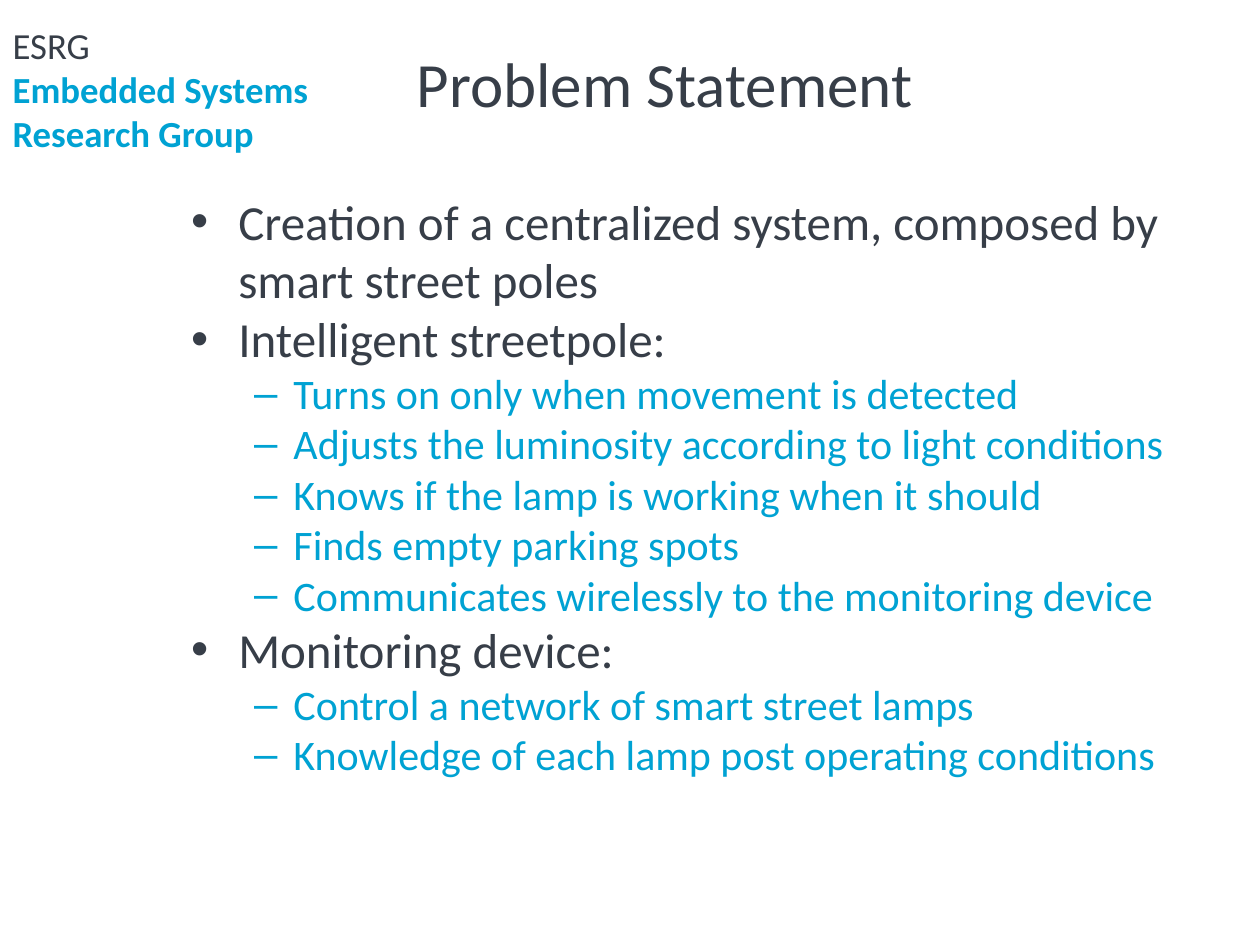
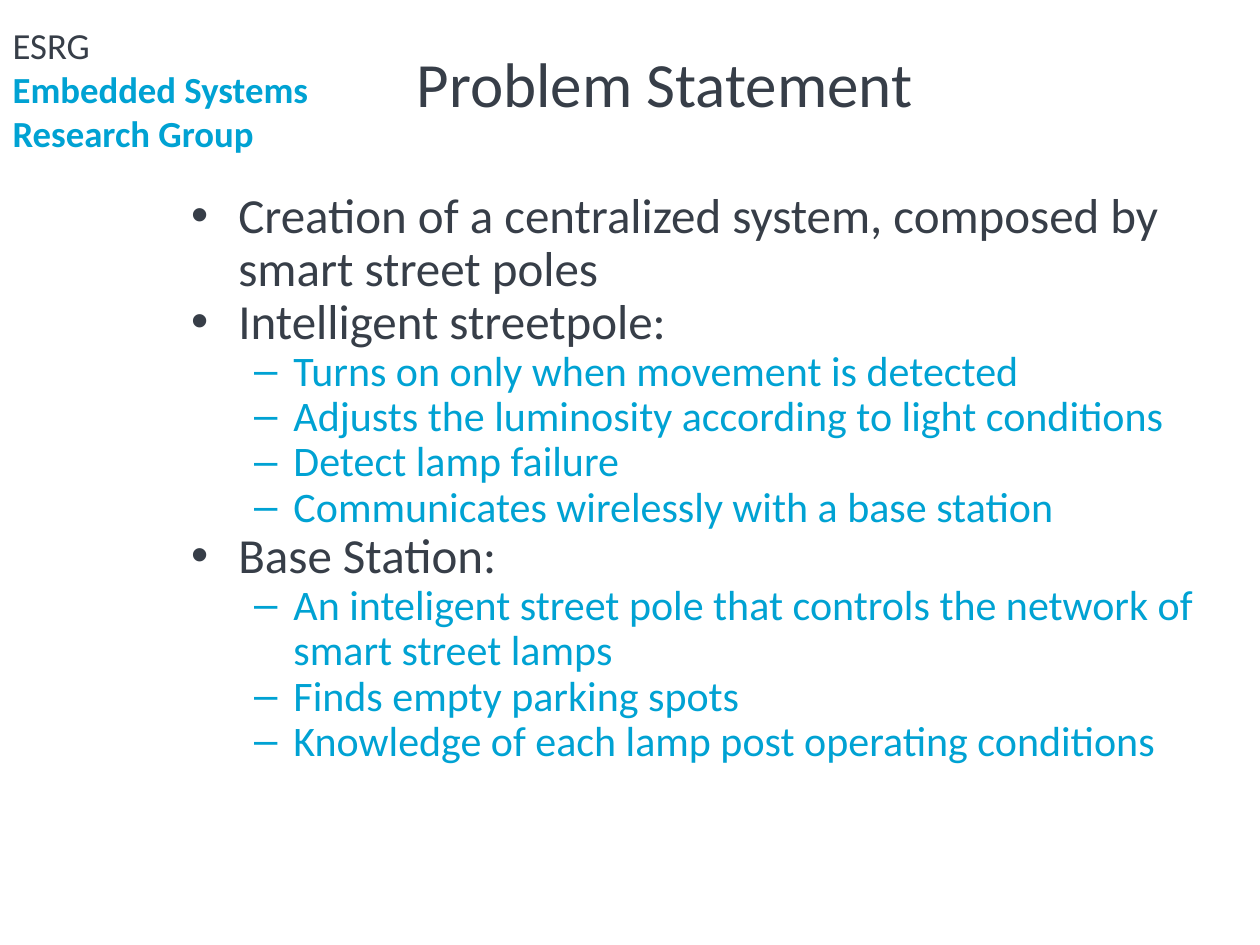
Before and after one commit to ESRGgroup9/slipad, a slide deck: slide 4 of project/group9.pptx. Drawn at 1260x945 pixels with LibreOffice and Linux fonts; fonts in the diff are those of the drawing; background and template pictures are left out. Boxes give left, top, right and bottom in pixels: in the first picture for what was removed or moved away, otherwise in the second. Text is boxed around its words. In the diff, an @@ line names an element or a change of style, - is before the commit and + after.

```diff
--- a/project/group9.pptx
+++ b/project/group9.pptx
@@ text at bbox=[238, 199, 1163, 764]: line spacing 1 to 0.9 @@
@@ text at bbox=[238, 446, 1193, 672]: text changed @@
-  – Knows if the lamp is working when it should
+  – Detect lamp failure
+  – Communicates wirelessly with a base station
+• Base Station:
+  – An inteligent street pole that controls the network of smart street lamps
@@ text at bbox=[238, 581, 1153, 727]: paragraphs removed @@
-  – Communicates wirelessly to the monitoring device
-• Monitoring device:
-  – Control a network of smart street lamps
```
Also in this commit, not shown: 8 other slides changed, 3 slides added, 3 other files.
